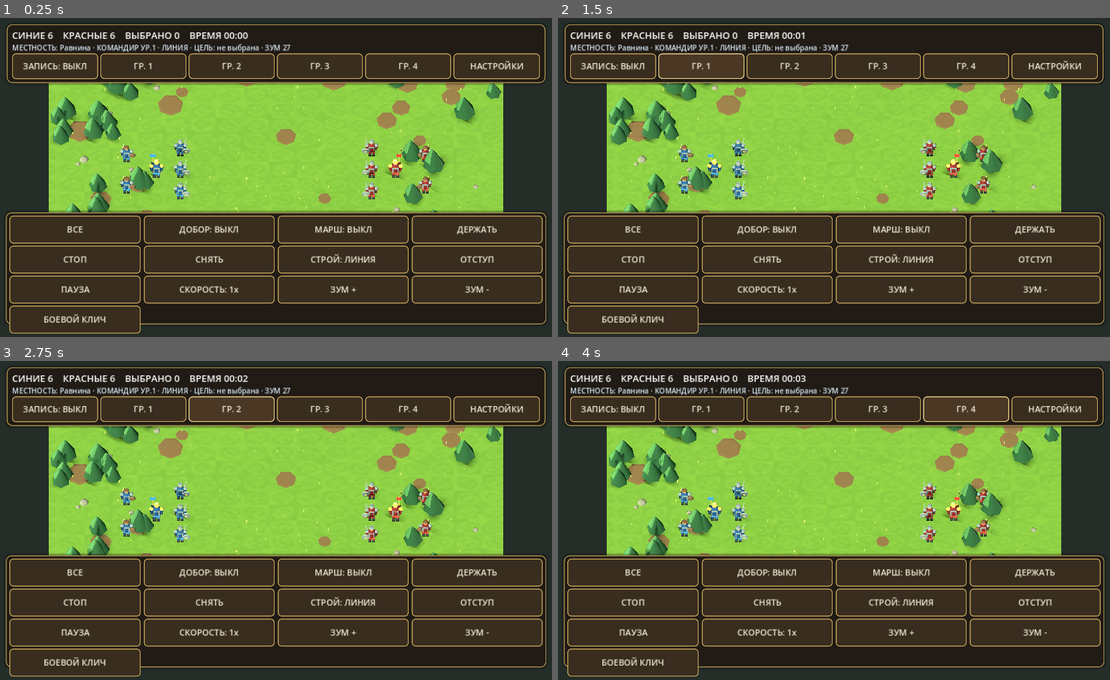
Above: before the commit, frames 1-4 (two rows, left to right).
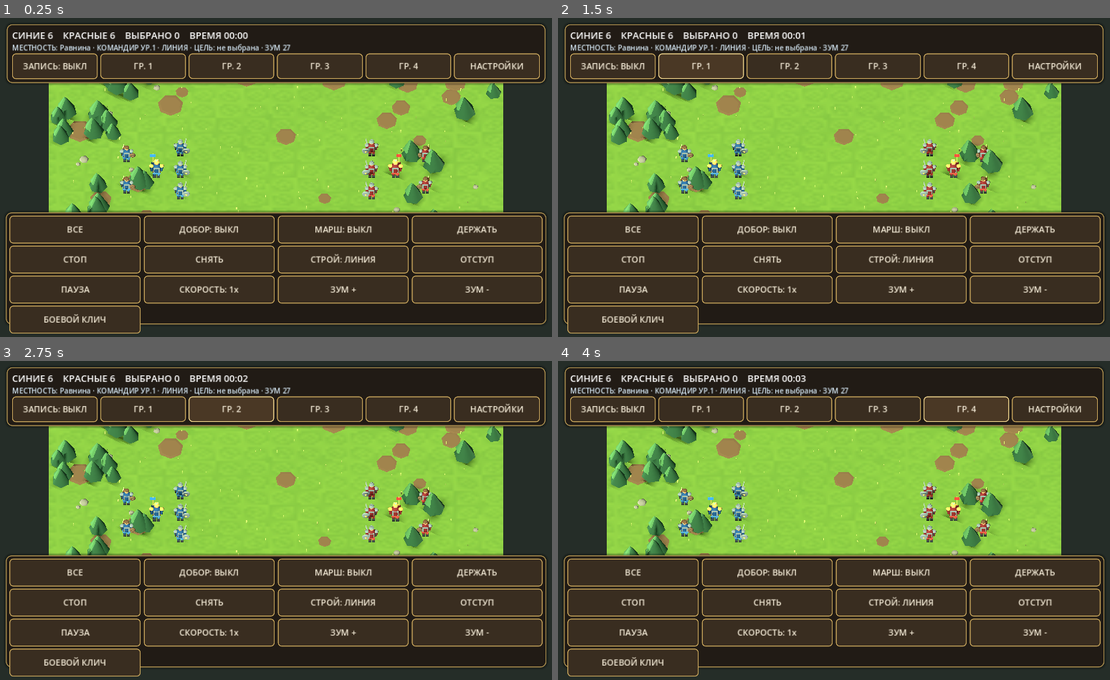
Above: after the commit, the same moments.

Repository: ilonadanelan1-code/-Project-Ember
Game: Godot game, scene res://scenes/combat_test.tscn
Two runs of this game, one before a commit and one after it. Both use one fixed random seed, a clock stepped at 60 frames per second and the inputs below. This scene is started directly instead of the project's main scene.
Inputs:
- Up to frame 1 (0.25 s): no input
- Up to frame 2 (1.5 s): click "ЗАПИСЬ: ВЫКЛ" at 0.5 s; click "ГР. 1" at 1.25 s
- Up to frame 3 (2.75 s): click "ГР. 2" at 2 s
- Up to frame 4 (4 s): click "ГР. 3" at 2.75 s; click "ГР. 4" at 3.5 s

The runs differ from the first frame. In frame 1, 0.1% of the frame differs, in the area x 17-83%, y 11-20%; in frame 2, 0.1%; in frame 3, 0.1%; in frame 4, 0.1%.

Commit message:
Convert existing HUD layout dimensions to dp metrics

Diff:
--- a/project_ember/scripts/combat_test.gd
+++ b/project_ember/scripts/combat_test.gd
@@ -255,7 +255,7 @@
 	root.add_child(top_panel)
 
 	var top_box := VBoxContainer.new()
-	top_box.add_theme_constant_override("separation", 1)
+	top_box.add_theme_constant_override("separation", int(UiMetrics.dp(1)))
 	top_panel.add_child(top_box)
 
 	_status_label = Label.new()
@@ -269,7 +269,7 @@
 	top_box.add_child(_help_label)
 
 	var group_row := HBoxContainer.new()
-	group_row.add_theme_constant_override("separation", 5)
+	group_row.add_theme_constant_override("separation", int(UiMetrics.dp(5)))
 	top_box.add_child(group_row)
 	_group_store_button = _add_action_button(group_row, "ЗАПИСЬ: ВЫКЛ", _toggle_group_store_mode)
 	_group_store_button.custom_minimum_size = Vector2(0.0, UiThemeScript.touch_target(48.0))
@@ -355,7 +355,7 @@
 	_result_panel.add_child(margin)
 
 	var content := VBoxContainer.new()
-	content.add_theme_constant_override("separation", 8)
+	content.add_theme_constant_override("separation", int(UiMetrics.dp(8)))
 	margin.add_child(content)
 
 	_result_title = Label.new()
